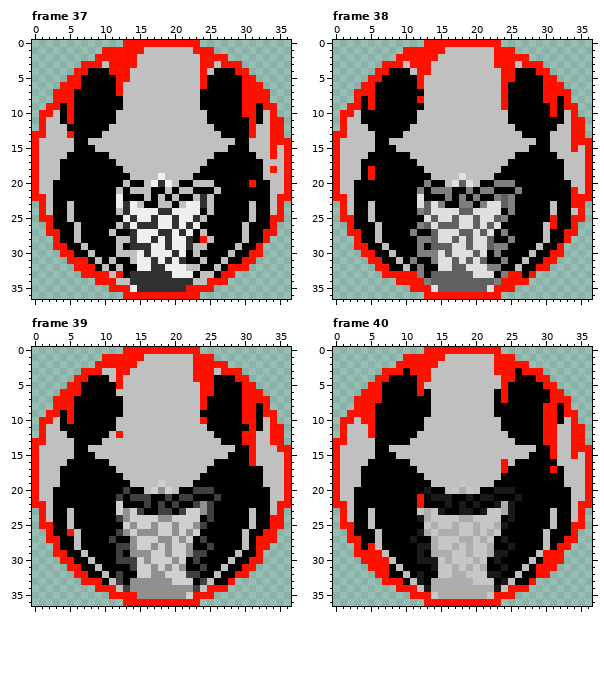
Edited in one commit: animated GIF sprite (images/severance_bleeding_ladders.gif). Above: the version before the commit.
The file is 37x37 pixels, 96 frames. Colours within 5 levels of each other are drawn and written as one. Shown: frame 37, frame 38, frame 39, frame 40. The commit also changed other frames, which this record leaves out.
After the commit:
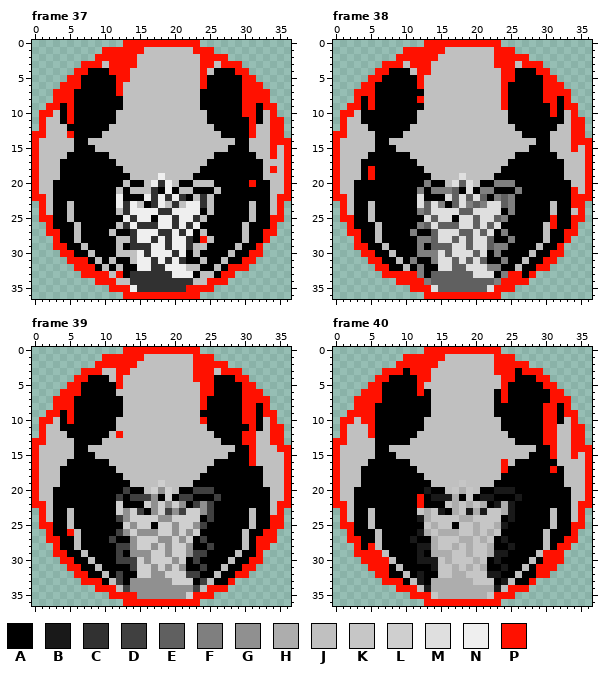
Palette (. is transparent): A #000000  B #191919  C #313131  D #404040  E #606060  F #7f7f7f  G #909090  H #adadad  J #c0c0c0  K #c6c6c6  L #cfcfcf  M #dfdfdf  N #efefef  P #ff1100
Commit message: Update the art of the Till Death Do Us Part badge
Changes in this commit:
Frame 37:
y 21: x 17 A -> C; x 19 J -> N
y 22: x 16..21 JAJAJA -> NCNCNC
y 23: x 17..18 AJ -> CN; x 20 A -> C
y 25: x 17 C -> A
Frame 38:
y 21: x 17 A -> E; x 19 F -> M
y 22: x 16..21 FAFAFA -> MEMEME
y 23: x 17..18 AF -> EM; x 20 A -> E
y 25: x 17 E -> A
Frame 39:
y 21: x 17 A -> G; x 19 D -> L
y 22: x 16..21 DADADA -> LGLGLG
y 23: x 17..18 AD -> GL; x 20 A -> G
y 25: x 17 G -> A
Frame 40:
y 21: x 17 A -> H; x 19 B -> K
y 22: x 16..21 BABABA -> KHKHKH
y 23: x 17..18 AB -> HK; x 20 A -> H
y 25: x 17 H -> A
Pixel boxes of the changes (left, top, right, bottom) in both pictures:
changed: (144, 187, 186, 222)
changed: (445, 187, 487, 222)
changed: (144, 494, 186, 529)
changed: (445, 494, 487, 529)
